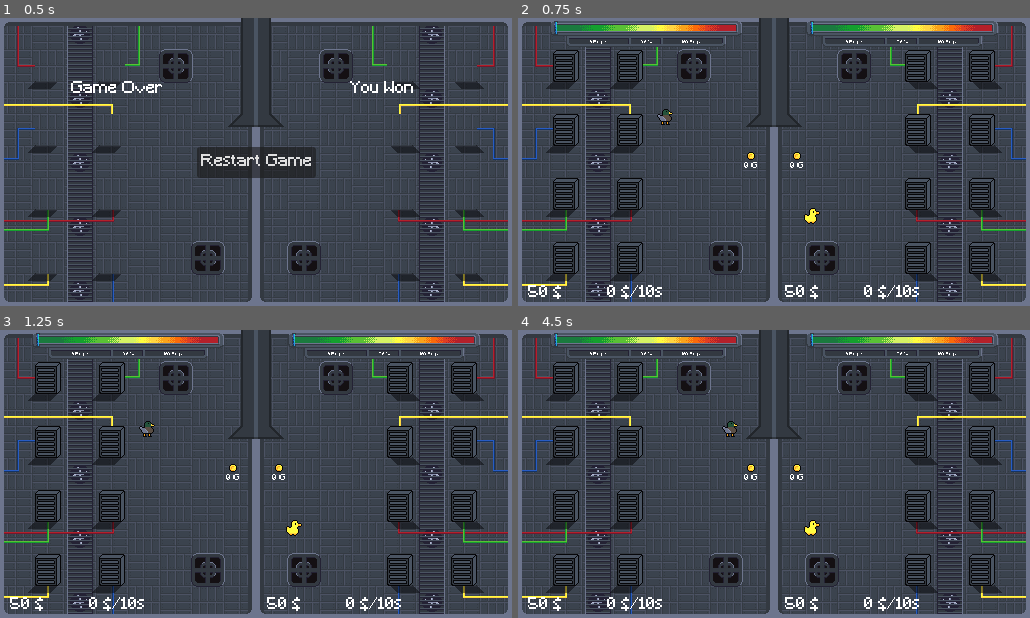
Above: before the commit, frames 1-4 (two rows, left to right).
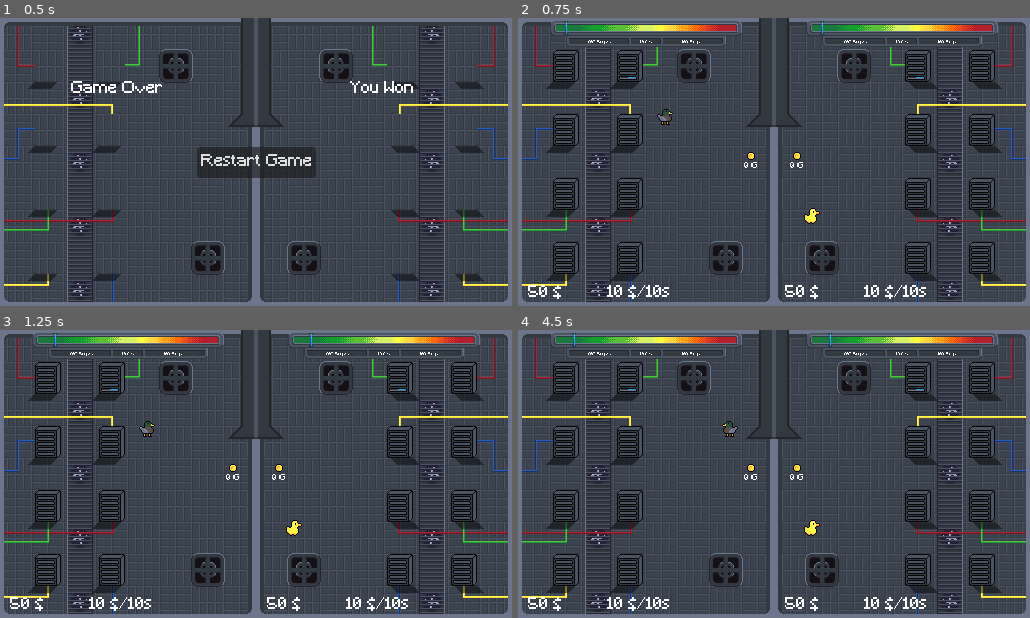
Above: after the commit, the same moments.

Repository: Joinsider/HetznerGamejam2025
Game: Godot game, scene res://scene/GameOver.tscn
Same seed, same stepped clock (60 frames per second), same inputs: the game is played once before the commit and once after it.
Inputs:
- Up to frame 1 (0.5 s): no input
- Up to frame 2 (0.75 s): click "Restart Game" at 0.5 s
- Up to frame 3 (1.25 s): no input
- Up to frame 4 (4.5 s): tap Enter at 1.25 s; hold D (player0_right) 1.28-2.03 s; tap E (player0_interact) at 1.35, 2.85, 4.35 s; hold S (player0_down) 2.03-2.78 s; tap Ctrl (player1_interact) at 2.1, 3.6 s; hold D (player0_right) 2.78-3.53 s; hold W (player0_up) 3.53-4.28 s; hold A (player0_left) from 4.28 s (still down)

Frame 1 is identical in both runs. In frame 2, 0.7% of the frame differs, in the area x 7-80%, y 1-98%; in frame 3, 0.7%; in frame 4, 0.8%.

Commit message:
Player Movement & Default Server

Diff:
--- a/scene/main.tscn
+++ b/scene/main.tscn
@@ -48,6 +48,7 @@
 
 [node name="0Server2" parent="Servers/Player0" instance=ExtResource("3_wp4xf")]
 position = Vector2(112, 48)
+level = 1
 
 [node name="0Server3" parent="Servers/Player0" instance=ExtResource("3_wp4xf")]
 position = Vector2(48, 112)
@@ -72,6 +73,7 @@
 [node name="0Server" parent="Servers/Player1" instance=ExtResource("3_wp4xf")]
 position = Vector2(400, 48)
 Player = 1
+level = 1
 
 [node name="0Server2" parent="Servers/Player1" instance=ExtResource("3_wp4xf")]
 position = Vector2(464, 48)
--- a/scripts/demand_display.gd
+++ b/scripts/demand_display.gd
@@ -30,16 +30,13 @@
 func _update():
 	var demand = Gamestate.players[Player].get_demand()
 	var performance = Gamestate.players[Player].get_performance()
-	if performance == 0:
-		desired_percentage = 0
-	else:
-		desired_percentage = float(demand)/performance
+	desired_percentage = float(demand)/performance
+	desired_percentage = min(desired_percentage, 1)
 	$Percentage.text = str(round(desired_percentage*100)) + " %"
 	$Demand.text = str(demand) + " Req./s"
 	$Performance.text = str(performance) + " Req./s"
 
 func _physics_process(delta: float) -> void:
-	print(delta)
 	var step: float = (desired_percentage - current_percentage)*5*delta
 	current_percentage += step
 	_move_indicator(current_percentage)
--- a/scripts/machine.gd
+++ b/scripts/machine.gd
@@ -19,7 +19,7 @@
 	preload("res://sprites/Server-5.png"),
 ]
 
-var level = 0
+@export var level = 0
 
 func _ready() -> void:
 	$Sprite2D.texture = sprite[level]
--- a/scripts/player.gd
+++ b/scripts/player.gd
@@ -105,6 +105,7 @@
 	if is_in_menu:
 		return
 	move_and_slide()
+	$Sprite2D.flip_h = direction_x < 0
 
 
 func _on_notification_timer_timeout() -> void:
